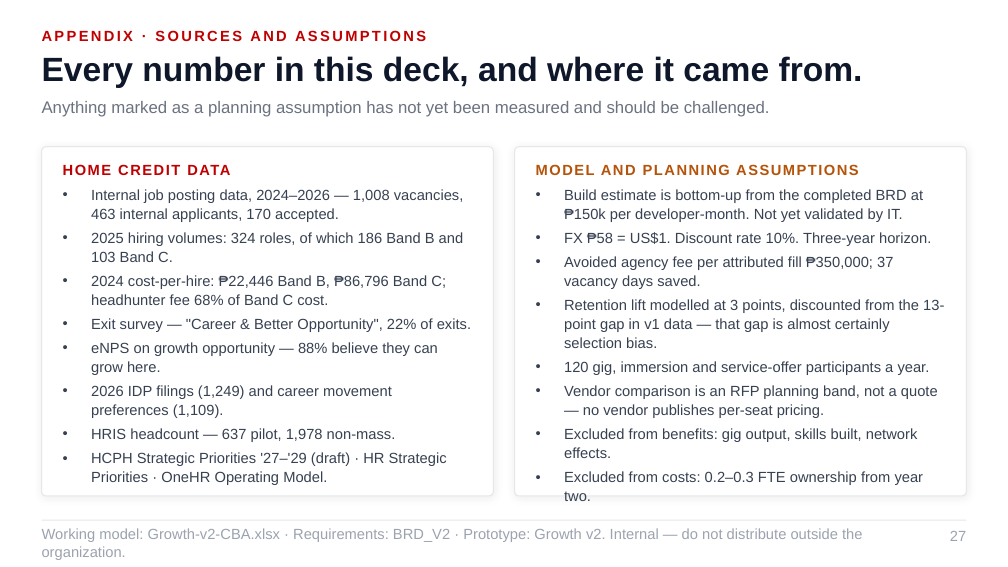
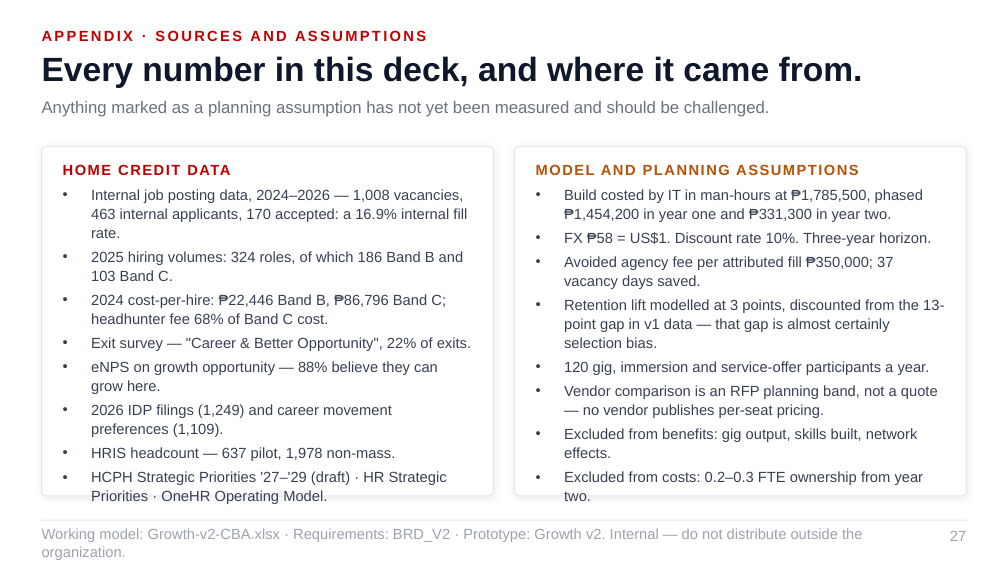
Before and after one commit to Ruffa06/Talent-Marketplace, a slide deck: slide 27 of docs/Growth_Talent_Marketplace_ALP.pptx. Drawn at 1008x567 pixels with LibreOffice and Linux fonts; fonts in the diff are those of the drawing. Boxes give left, top, right and bottom in pixels: in the first picture for what was removed or moved away, otherwise in the second. Text is boxed around its words. In the diff, an @@ line names an element or a change of style, - is before the commit and + after.

```diff
--- a/docs/Growth_Talent_Marketplace_ALP.pptx
+++ b/docs/Growth_Talent_Marketplace_ALP.pptx
@@ text at <box>91,189,467,238</box>: text changed @@
-• Internal job posting data, 2024–2026 — 1,008 vacancies, 463 internal applicants, 170 accepted.
+• Internal job posting data, 2024–2026 — 1,008 vacancies, 463 internal applicants, 170 accepted: a 16.9% internal fill rate.
@@ text at <box>564,189,923,222</box>: text changed @@
-• Build estimate is bottom-up from the completed BRD at ₱150k per developer-month. Not yet validated by IT.
+• Build costed by IT in man-hours at ₱1,785,500, phased ₱1,454,200 in year one and ₱331,300 in year two.
```
Also in this commit, not shown: 13 other slides changed, 4 other files.
